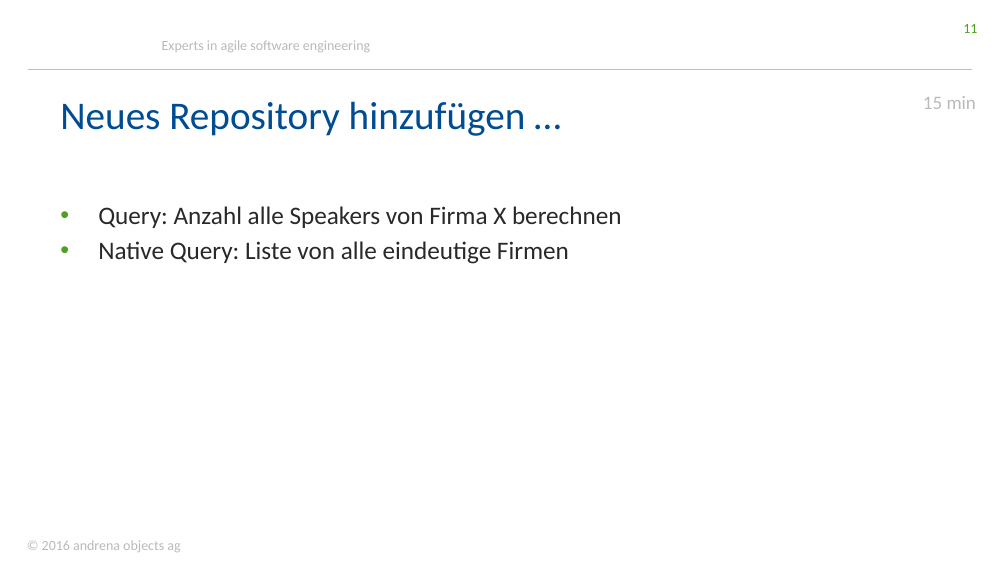
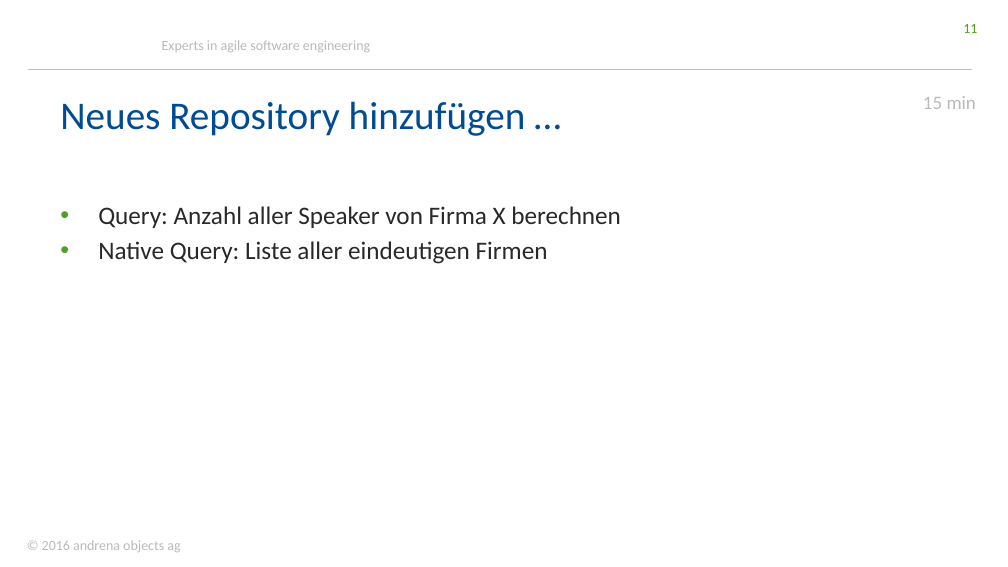
Before and after one commit to stklqt/oop-springboot-springdata-server, a slide deck: slide 11 of springBootDataWorkshop.pptx. Drawn at 1008x567 pixels with LibreOffice and Linux fonts; fonts in the diff are those of the drawing; background and template pictures are left out. Boxes give left, top, right and bottom in pixels: in the first picture for what was removed or moved away, otherwise in the second. Text is boxed around its words. In the diff, an @@ line names an element or a change of style, - is before the commit and + after.

Commit message:
new slide

```diff
--- a/springBootDataWorkshop.pptx
+++ b/springBootDataWorkshop.pptx
@@ text at <box>98,206,621,264</box>: text changed @@
-• Query: Anzahl alle Speakers von Firma X berechnen
-• Native Query: Liste von alle eindeutige Firmen
+• Query: Anzahl aller Speaker von Firma X berechnen
+• Native Query: Liste aller eindeutigen Firmen
```
Also in this commit, not shown: 5 other slides changed, 1 slide added.
